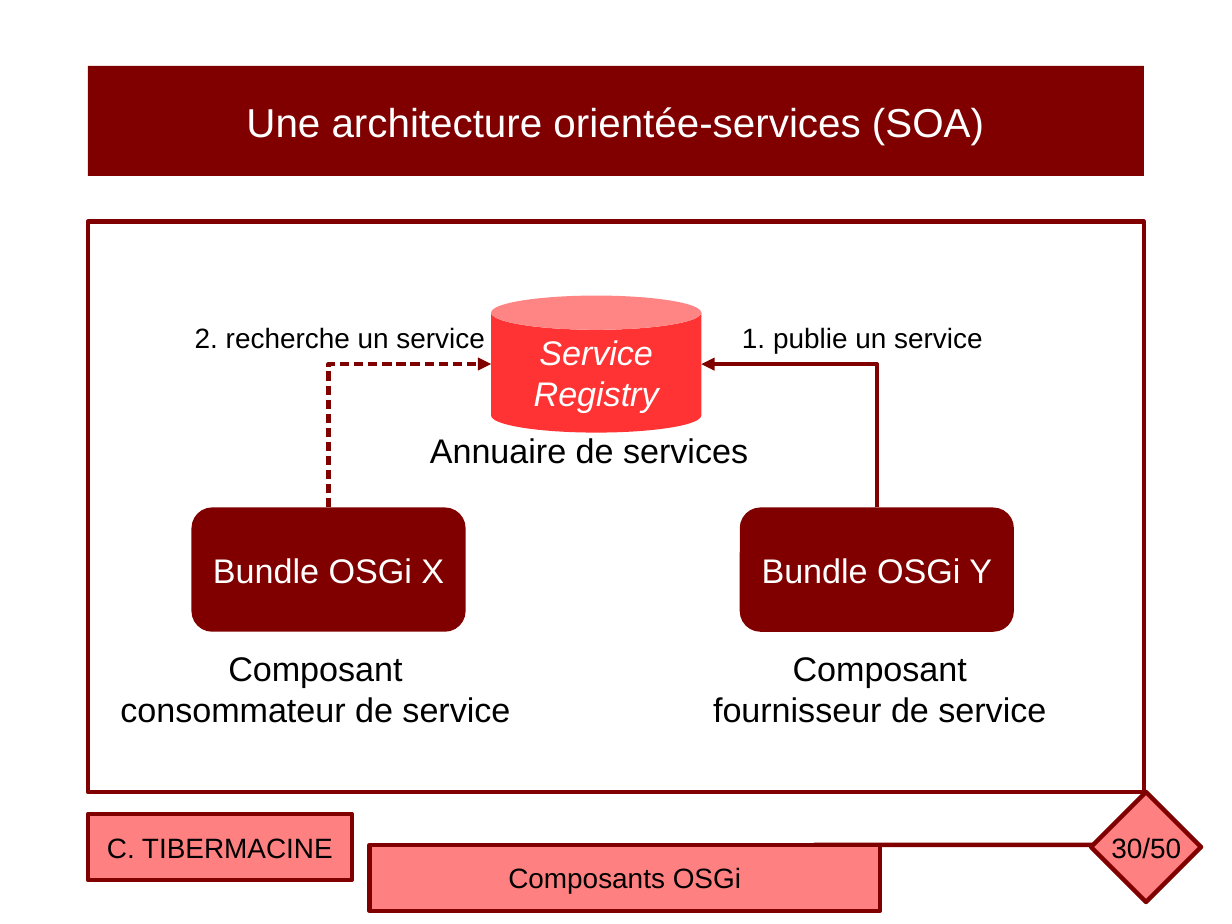
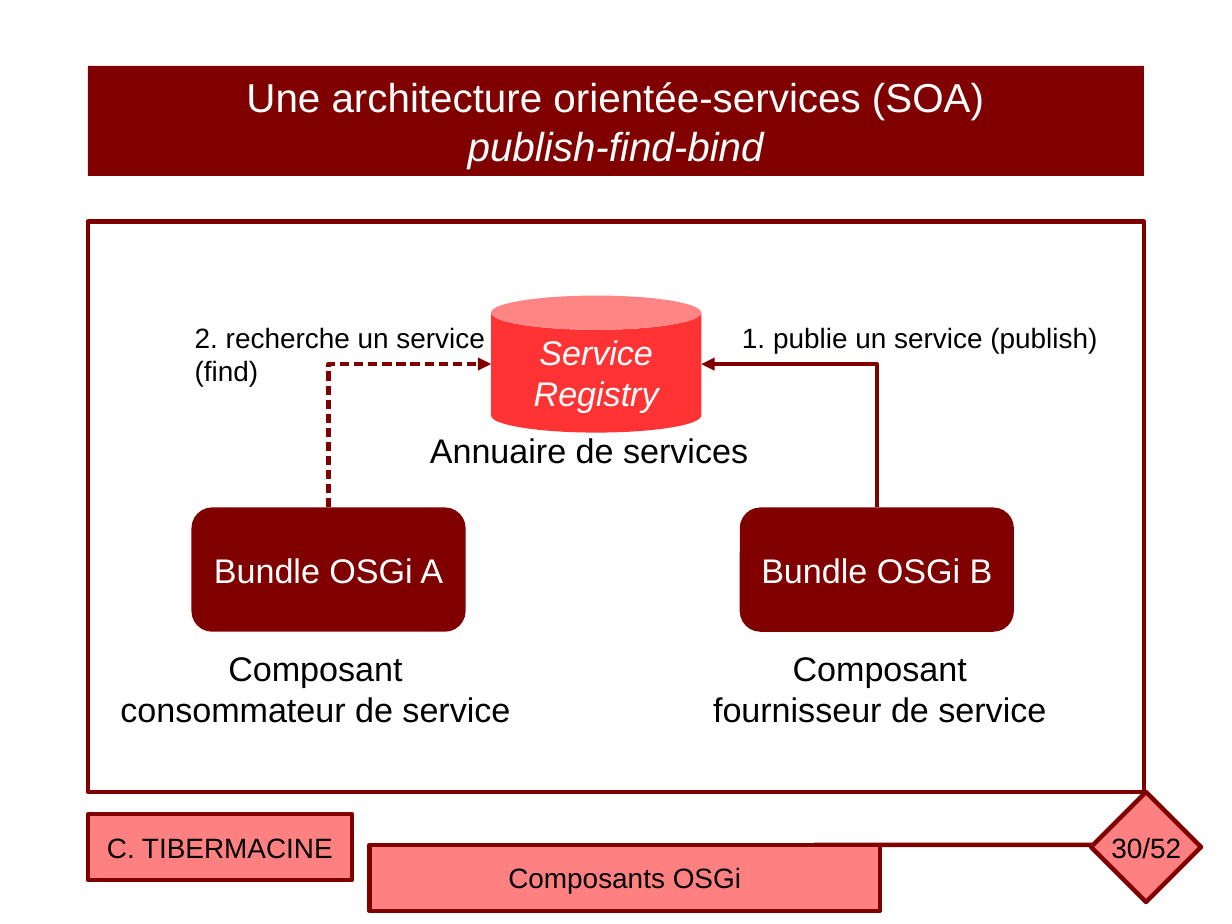
Before and after one commit to ctiber/composants, a slide deck: slide 30 of cours/cours3.odp. Drawn at 1232x924 pixels with LibreOffice and Linux fonts; fonts in the diff are those of the drawing. Boxes give left, top, right and bottom in pixels: in the first picture for what was removed or moved away, otherwise in the second. Text is boxed around its words. In the diff, an @@ line names an element or a change of style, - is before the commit and + after.

Commit message:
Mise à jour du cours OSGi

```diff
--- a/cours/cours3.odp
+++ b/cours/cours3.odp
@@ text in rectangle at [468,131,764,169]: paragraph added @@
+publish-find-bind
@@ text at [742,327,1097,353]: text changed @@
-1. publie un service
+1. publie un service (publish)
@@ text at [195,360,259,386]: paragraph added @@
+(find)
@@ text in rounded rectangle at [214,558,443,584]: text changed @@
-Bundle OSGi X
+Bundle OSGi A
@@ text in rounded rectangle at [761,558,993,584]: text changed @@
-Bundle OSGi Y
+Bundle OSGi B
@@ page number at [1111,837,1181,859]: text changed @@
-30/50
+30/52
```
Also in this commit, not shown: 5 other slides changed, 2 slides added, 1 other file.
